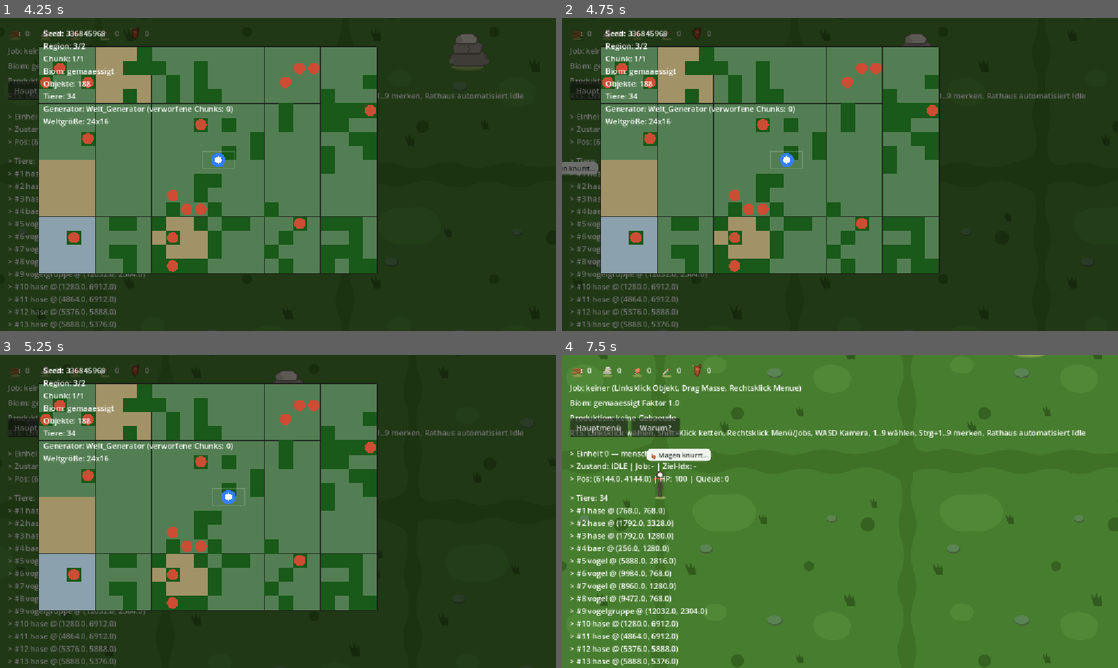
Above: before the commit, frames 1-4 (two rows, left to right).
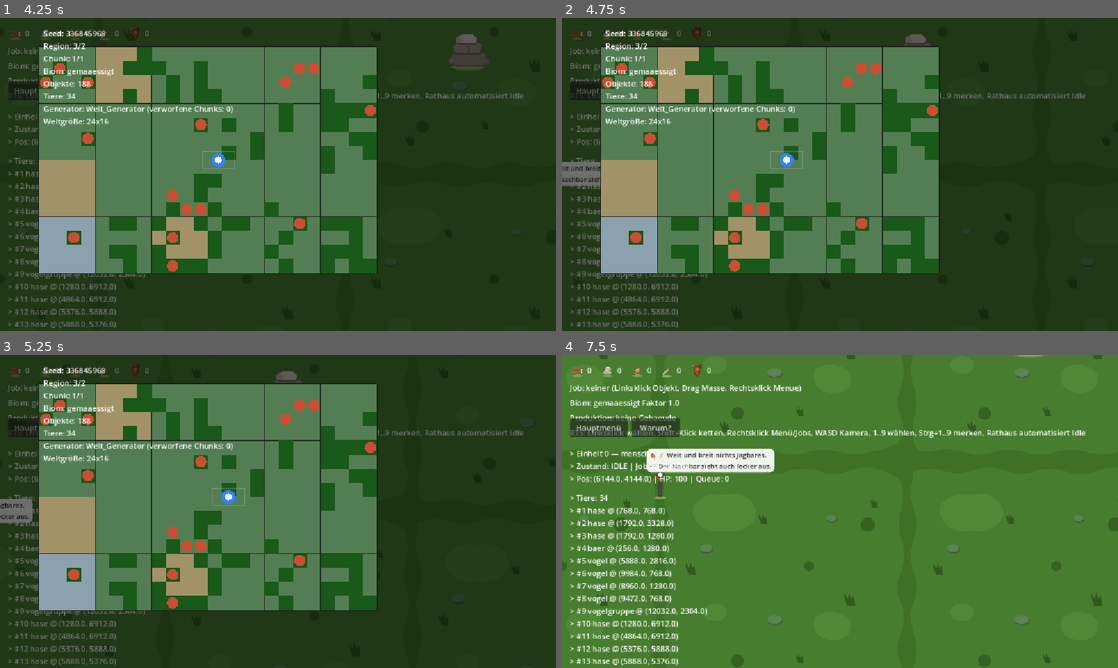
Above: after the commit, the same moments.

Repository: vannon091118/snip-warfare
Game: Godot game, scene res://ui/scenes/hauptmenue.tscn
The game is run twice, just before and just after one commit, with the same random seed, the same clock (stepped at 60 frames per second) and the same inputs.
Inputs (mouse positions are in pixels of both pictures, inside the frame that each line leads up to):
- Up to frame 1 (4.25 s): click "Start" at 0.5 s; tap Enter at 1.25 s; move the mouse to (400, 158) at 1.27 s; hold Right (ui_right) 1.28-2 s; tap M at 1.35 s; click (400, 158) at 1.42 s; tap Space at 1.52, 3.5 s; click "Hauptmenü" at 2 s; click "Warum?" at 2.75 s; drag from (278, 158) to (250, 237) at 3.52 s
- Up to frame 2 (4.75 s): tap Enter at 4.25 s; move the mouse to (895, 105) at 4.27 s; hold Right (ui_right) from 4.28 s (still down); tap 1 at 4.35 s
- Up to frame 3 (5.25 s): release Right (ui_right) at 5 s; drag from (250, 574) to (111, 464) at 5.02 s
- Up to frame 4 (7.5 s): tap Space at 5.75, 6.02 s; move the mouse to (1006, 558) at 5.77 s; hold Left (ui_left) 5.78-6.5 s; hold Shift 5.78-6.5 s; drag from (673, 464) to (756, 433) at 6.52 s; tap Enter at 7.25 s; move the mouse to (867, 511) at 7.27 s; hold Down (ui_down) from 7.28 s (still down); tap M at 7.35 s; click (867, 511) at 7.42 s

Frame 1 is identical in both runs. In frame 2, 0.3% of the frame differs, in the area x 0-7%, y 46-54%; in frame 3, 0.4%; in frame 4, 1.5%, in the area x 15-39%, y 29-38%.

Commit message:
1. Du hattest verlangt, das Sprechblasen-System auszubauen, sodass jeder Stimmungs-Modifikator eine Eskalationskette trägt, die Ketten ineinander greifen, und die Blase Grund und Wirkung im niedlichen Emoji-Stil erzählt, als Vorgriff auf das autonome Verhalten hungriger Stickman. 2. Der rote Test in test_mood_eskalation.py verlangte die Ketten im Pool, lückenlose Stufen mit wachsenden Schwellen, die Verzahnung, die Stufenklasse, die Erzählung und die Daten-Only-Wahl, und er schlug wie erwartet auf allen sechs Befunden fehl, weil vorher jeder Modifikator nur eine einzige Zeile sprach. 3. In population/data/mood_modifikatoren.json tragen Kälte, Hitze, Hunger und Kannibalismus je eine Kette aus drei Stufen mit stufe, schwelle, emoji, grund, wirkung und verhalten, und die Hunger-Kette verzahnt auf der letzten Stufe per folge_mod_id in die Kannibalismus-Kette. 4. Die neue Datenklasse population/logic/mood/pop_mood_eskalation_stufe.gd liest je Glied Grenze, Emoji, Grund, Wirkung, Verhalten und Folgekette, und population/logic/mood/pop_mood_modifikator.gd hält die Kette getypt und wählt über stufe_fuer die höchste erreichte Stufe. 5. In population/logic/mood/pop_mood_maschine.gd nimmt _eskalation_uebernehmen alles aus dem gewählten Glied, das Not-Ausmaß bringt Kälte und Hitze auf eine Skala, und am Gate wie am Tick kommt die Kette vor dem alten Need-Text. 6. In population/logic/mood/pop_mood.gd trägt die Mood Grund, Wirkung, Verhalten, Stufe und Kette, erzaehlung setzt die zweizeilige Emoji-Erzählung, die population/logic/mood/pop_denkblase.gd statt der Einzelzeile zeigt, und die Registry mappt mit mod_fuer_need den Bedarf auf seine Kette. 7. In tools/lauf_pruefung_welt.gd beweist die 31. Prüfung am laufenden Hunger, dass die Blase durch alle Stufen wandert, das Verhalten bis zum Kannibalismus kippt und die Erzählung beide Zeilen trägt. 8. In Architektur.md und docs/Inventur_Stand.md sind Kette, Stufenklasse und Erzählung als heutiger Stand eingetragen, und die alten Ein-Zeilen-Behauptungen sind korrigiert. 9. Der volle Lauf meldet ALLE PRUEFUNGEN GRUEN, alle 32 pytest laufen grün, der Preflight ohne Befund, und offen bleiben die Verbraucher des verhalten-Feldes als nächste Slices, nämlich Jagd-Maschine und Wahrnehmung der Zeugen.

Diff:
--- a/population/data/mood_modifikatoren.json
+++ b/population/data/mood_modifikatoren.json
@@ -1,5 +1,5 @@
 {
-  "_kommentar": "Mood-Modifikatoren sind Progression-Gates f …(61 unchanged characters)… oji, Sprechblase, Verhalten und HP-Folge. Neue Gates nur hier eintragen, keine Maschinenänderung.",
+  "_kommentar": "Mood-Modifikatoren sind Progression-Gates f …(61 unchanged characters)… oji, Sprechblase, Verhalten und HP-Folge und dazu eine Eskalationskette: Jede Stufe trägt stufe, schwelle, emoji, grund, wirkung, verhalten und optional folge_mod_id, womit eine Kette in die nächste greift. Die schwelle ist ein Not-Ausmaß derselben Einheit wie die Stärke des Mods: beim Hunger der Need-Wert von null bis eins, bei Kälte der Betrag der negativen Wärme, bei Hitze die Wärme selbst. Neue Stufen und neue Ketten nur hier eintragen, keine Maschinenänderung.",
   "kaelte": {
     "need_id": "waerme",
     "name": "Kälte",
@@ -8,7 +8,33 @@
     "schwellwert": -0.4,
     "hp_abzug_je_tick": 1,
     "verhalten": "in_sicherheit_bringen",
-    "farbe": "#6FA8D6"
+    "farbe": "#6FA8D6",
+    "eskalation": [
+      {
+        "stufe": 1,
+        "schwelle": 0.45,
+        "emoji": "🥶",
+        "grund": "❄️ Ein kalter Zug weht durch die Knochen.",
+        "wirkung": "🚶 Ich suche das nächste Feuer.",
+        "verhalten": "in_sicherheit_bringen"
+      },
+      {
+        "stufe": 2,
+        "schwelle": 0.65,
+        "emoji": "😨",
+        "grund": "❄️❄️ Die Finger werden steif, die Nacht ist lang.",
+        "wirkung": "🏃 Ich renne zum Feuer, egal wie weit.",
+        "verhalten": "in_sicherheit_bringen"
+      },
+      {
+        "stufe": 3,
+        "schwelle": 0.85,
+        "emoji": "🥶",
+        "grund": "🧊 Jeder Schritt knirscht, das Feuer ist zu weit weg.",
+        "wirkung": "⛺ Ich grabe mich ins Lager und warte.",
+        "verhalten": "in_sicherheit_bringen"
+      }
+    ]
   },
   "hitze": {
     "need_id": "waerme",
@@ -18,7 +44,33 @@
     "schwellwert": 0.6,
     "hp_abzug_je_tick": 2,
     "verhalten": "in_sicherheit_bringen",
-    "farbe": "#E07A2E"
+    "farbe": "#E07A2E",
+    "eskalation": [
+      {
+        "stufe": 1,
+        "schwelle": 0.65,
+        "emoji": "🥵",
+        "grund": "🔥 Die Haut glüht am Feuer.",
+        "wirkung": "🚶 Ich rücke ein Stück ab.",
+        "verhalten": "in_sicherheit_bringen"
+      },
+      {
+        "stufe": 2,
+        "schwelle": 0.8,
+        "emoji": "😵",
+        "grund": "🔥🔥 Der Rauch steht mir im Kopf.",
+        "wirkung": "🏃 Ich flüchte vom Feuerrand.",
+        "verhalten": "in_sicherheit_bringen"
+      },
+      {
+        "stufe": 3,
+        "schwelle": 0.95,
+        "emoji": "🫠",
+        "grund": "🌋 Das Lagerfeuer ist ein Ofen geworden.",
+        "wirkung": "🏃💨 Ich renne, bis die Luft wieder kühl ist.",
+        "verhalten": "in_sicherheit_bringen"
+      }
+    ]
   },
   "hunger": {
     "need_id": "nahrung",
@@ -28,6 +80,69 @@
     "schwellwert": 0.5,
     "hp_abzug_je_tick": 0,
     "verhalten": "nahrung_suchen",
-    "farbe": "#C75B39"
+    "farbe": "#C75B39",
+    "eskalation": [
+      {
+        "stufe": 1,
+        "schwelle": 0.25,
+        "emoji": "🍗",
+        "grund": "🍗 Der Bauch ist ein leeres Fass.",
+        "wirkung": "🚶 Ich trotte zum Lager.",
+        "verhalten": "nahrung_suchen"
+      },
+      {
+        "stufe": 2,
+        "schwelle": 0.55,
+        "emoji": "😖",
+        "grund": "🍗🍗 Das Lager ist leer, der Magen schreit.",
+        "wirkung": "🏃 Ich jage, was ich kriegen kann.",
+        "verhalten": "jagen"
+      },
+      {
+        "stufe": 3,
+        "schwelle": 0.85,
+        "emoji": "🍖",
+        "grund": "🦴 Weit und breit nichts Jagbares.",
+        "wirkung": "👀 Der Nachbar sieht auch lecker aus.",
+        "verhalten": "kannibalismus",
+        "folge_mod_id": "kannibalismus"
+      }
+    ]
+  },
+  "kannibalismus": {
+    "need_id": "nahrung",
+    "name": "Verzweiflung",
+    "emoji": "🍖",
+    "sprechblase_text": "Fleisch ist Fleisch.",
+    "schwellwert": 0.85,
+    "hp_abzug_je_tick": 0,
+    "verhalten": "kannibalismus",
+    "farbe": "#8B1A1A",
+    "eskalation": [
+      {
+        "stufe": 1,
+        "schwelle": 0.35,
+        "emoji": "🍖",
+        "grund": "🍖 Der Magen kennt keine Regeln mehr.",
+        "wirkung": "👀 Ich mustere die Nachbarn.",
+        "verhalten": "kannibalismus_erwaegen"
+      },
+      {
+        "stufe": 2,
+        "schwelle": 0.7,
+        "emoji": "🍗",
+        "grund": "🍗🍗 Kein Tier, kein Fleisch, nur Menschen.",
+        "wirkung": "🔪 Ich schärfe still das Messer.",
+        "verhalten": "kannibalismus_planen"
+      },
+      {
+        "stufe": 3,
+        "schwelle": 0.95,
+        "emoji": "🩸",
+        "grund": "🦴 Nichts ist mehr heilig.",
+        "wirkung": "🏃 Ich jage den Schwächsten.",
+        "verhalten": "kannibalismus"
+      }
+    ]
   }
 }
--- a/population/logic/mood/pop_denkblase.gd
+++ b/population/logic/mood/pop_denkblase.gd
@@ -1,7 +1,9 @@
 extends Node2D
 class_name Pop_Denkblase
 ## Observer-Spitze je Stickman: liest Pop_Mood und zeigt Sprechblase.
-## Keine Logik, keine Maschine – nur Visualisierung.
+## Keine Logik, keine Maschine – nur Visualisierung. Sie zeigt die
+## Erzählung der Mood: erst den Grund, darunter die Wirkung, beides mit
+## den Emojis der erreichten Eskalationsstufe aus dem Datenpool.
 ## Kette: Pop_MoodMaschine -> mood_geaendert -> Denkblase zeigt Blase.
 
 var _maschine: Pop_MoodMaschine = null
@@ -51,5 +53,5 @@
 	if mood == null or mood.leer():
 		_blase.visible = false
 		return
-	_label.text = "%s %s" % [mood.emoji, mood.sprechblase_text]
+	_label.text = mood.erzaehlung()
 	_blase.visible = true
--- a/population/logic/mood/pop_mood.gd
+++ b/population/logic/mood/pop_mood.gd
@@ -1,13 +1,21 @@
 extends RefCounted
 class_name Pop_Mood
 ## Reiner Zustand der Stimmung je Einheit. Keine Berechnung;
-## die Maschine schreibt, die Denkblase liest.
+## die Maschine schreibt, die Denkblase liest. Seit den Eskalationsketten
+## trägt die Mood neben Emoji und Kurzzeile auch Grund und Wirkung der
+## erreichten Stufe sowie die Kette, aus der sie stammt.
 
 var aktive_need_id: String = ""
 var emoji: String = ""
 var sprechblase_text: String = ""
 var intensitaet: float = 0.0
 var quelle: String = ""
+var grund: String = ""
+var wirkung: String = ""
+var verhalten: String = ""
+var stufe: int = 0
+var kette: String = ""
+var folge_mod_id: String = ""
 
 func leer() -> bool:
 	return aktive_need_id.is_empty()
@@ -19,3 +27,15 @@
 	if typ == null:
 		return sprechblase_text
 	return "%s %s" % [emoji, typ.sprechblase_text]
+
+func erzaehlung() -> String:
+	# Grund und Wirkung im Emoji-Stil: Die erste Zeile sagt, warum der
+	# Stickman so schaut, die zweite, was er gleich tun will. Ohne Kette
+	# bleibt es bei der alten kurzen Sprechblase.
+	if grund.is_empty() and wirkung.is_empty():
+		return "%s %s" % [emoji, sprechblase_text]
+	if wirkung.is_empty():
+		return "%s %s" % [emoji, grund]
+	if grund.is_empty():
+		return "%s %s" % [emoji, wirkung]
+	return "%s %s\n%s" % [emoji, grund, wirkung]
--- /dev/null
+++ b/population/logic/mood/pop_mood_eskalation_stufe.gd
@@ -0,0 +1,24 @@
+extends RefCounted
+class_name Pop_MoodEskalationStufe
+## Datenklasse einer Eskalationsstufe. Jede Stufe eines Modifikators ist
+## eine eigene Instanz und trägt ihre Not-Grenze, ihren Emoji-Kopf, den
+## Grund, die Wirkung, das Verhalten und die verzahnte Folgestufe.
+## Reines Einlesen aus population/data/mood_modifikatoren.json; welche
+## Stufe gilt, entscheidet allein die Maschine über stufe_fuer.
+
+var stufe: int = 0
+var schwelle: float = 0.0
+var emoji: String = "❓"
+var grund: String = ""
+var wirkung: String = ""
+var verhalten: String = ""
+var folge_mod_id: String = ""
+
+func aus_eintrag(eintrag: Dictionary) -> void:
+	stufe = int(eintrag.get("stufe", 0))
+	schwelle = float(eintrag.get("schwelle", 0.0))
+	emoji = str(eintrag.get("emoji", "❓"))
+	grund = str(eintrag.get("grund", ""))
+	wirkung = str(eintrag.get("wirkung", ""))
+	verhalten = str(eintrag.get("verhalten", ""))
+	folge_mod_id = str(eintrag.get("folge_mod_id", ""))
--- a/population/logic/mood/pop_mood_maschine.gd
+++ b/population/logic/mood/pop_mood_maschine.gd
@@ -7,7 +7,9 @@
 ## Die Maschine hängt als Node-Kind im eigenen Need-Baum (Pop_NeedBaum)
 ## und trägt ihr Rassen-Schema: Die Need-Raten laufen über den Faktor der
 ## eigenen Modifikator-Maschine (Bereich need) mal die Multiplikatoren
-## des Rassen-Schemas.
+## des Rassen-Schemas. Seit den Eskalationsketten wählt sie aus der
+## erreichten Not die passende Stufe des Mods, sodass Grund, Wirkung und
+## Verhalten der Sprechblase aus dem Datenpool kommen statt aus dem Code.
 
 signal mood_geaendert(mood: Pop_Mood)
 
@@ -155,6 +157,36 @@
 		return _waerme_feld.naechstes_feuer_fuer(_welt_position) if w < mod.schwellwert else _flucht_von_feuer()
 	return Vector2.INF
 
+## Not-Ausmaß der Wärme: Kälte wirkt unter null, Hitze darüber. Der Betrag
+## bringt beide auf dieselbe steigende Skala wie die Schwellen der Ketten,
+## damit eine einzige Stufenwahl für alle Mods genügt.
+func _not_ausmass(w: float) -> float:
+	return maxf(-w, 0.0) if w < 0.0 else maxf(w, 0.0)
+
+## Einzige Übernahme einer Eskalationsstufe: Emoji, Kurzzeile, Grund,
+## Wirkung, Verhalten, Stufe und Kette kommen aus dem gewählten Eintrag.
+## Ohne Kette oder ohne erreichte Stufe ändert sie nichts.
+func _eskalation_uebernehmen(ziel: Pop_Mood, mod: Pop_MoodModifikator, staerke: float) -> bool:
+	if mod == null or not mod.hat_eskalation():
+		return false
+	var stufe := mod.stufe_fuer(staerke)
+	if stufe == null:
+		return false
+	ziel.emoji = stufe.emoji
+	ziel.sprechblase_text = stufe.wirkung
+	ziel.grund = stufe.grund
+	ziel.wirkung = stufe.wirkung
+	ziel.verhalten = stufe.verhalten
+	ziel.stufe = stufe.stufe
+	ziel.kette = mod.mod_id
+	ziel.folge_mod_id = stufe.folge_mod_id
+	return true
+
+func _mod_fuer_need(need_id: String) -> Pop_MoodModifikator:
+	if _mood_mods == null:
+		return null
+	return _mood_mods.mod_fuer_need(need_id)
+
 func _flucht_von_feuer() -> Vector2:
 	if _waerme_feld == null:
 		return Vector2.INF
@@ -173,6 +205,7 @@
 		g.sprechblase_text = gate_mod.sprechblase_text
 		g.intensitaet = clampf(absf(w), 0.4, 1.0)
 		g.quelle = "waerme"
+		_eskalation_uebernehmen(g, gate_mod, _not_ausmass(w))
 		_mood = g
 		mood_geaendert.emit(_mood)
 		return
@@ -193,7 +226,8 @@
 	neu.aktive_need_id = best_id
 	neu.intensitaet = best_staerke
 	neu.quelle = "tick"
-	if typ != null:
+	# Eskalationskette zuerst: erreicht keine Stufe, bleibt der Need-Text.
+	if not _eskalation_uebernehmen(neu, _mod_fuer_need(best_id), best_staerke) and typ != null:
 		neu.emoji = typ.emoji
 		neu.sprechblase_text = typ.sprechblase_text
 	_mood = neu
--- a/population/logic/mood/pop_mood_modifikator.gd
+++ b/population/logic/mood/pop_mood_modifikator.gd
@@ -1,8 +1,10 @@
 extends RefCounted
 class_name Pop_MoodModifikator
 ## Datenklasse eines Mood-Modifikators. Eigene Klasse je Progression-Gate.
-## Hält Schwellen, Sprechblase und HP-Folge. Keine Logik ausser Lesen.
+## Hält Schwellen, Sprechblase, HP-Folge und die Eskalationskette.
+## Keine Logik ausser Lesen; welche Stufe gilt, fragt die Maschine ab.
 
+## Kategorie daten: Identität und die getypte Kette aus dem Pool.
 var mod_id: String = ""
 var need_id: String = ""
 var emoji: String = ""
@@ -10,6 +12,9 @@
 var schwellwert: float = 0.0
 var hp_abzug_je_tick: int = 0
 var verhalten: String = ""
+var eskalation: Array[Pop_MoodEskalationStufe] = []
+
+## Kategorie logik: Laden und Stufenwahl über die Kette.
 
 func aus_eintrag(eintrag_id: String, eintrag: Dictionary) -> void:
 	mod_id = eintrag_id
@@ -19,3 +24,32 @@
 	schwellwert = float(eintrag.get("schwellwert", 0.0))
 	hp_abzug_je_tick = int(eintrag.get("hp_abzug_je_tick", 0))
 	verhalten = str(eintrag.get("verhalten", ""))
+	_eskalation_lesen(eintrag.get("eskalation", []))
+
+func _eskalation_lesen(roh: Variant) -> void:
+	eskalation.clear()
+	if typeof(roh) != TYPE_ARRAY:
+		return
+	for stufen_eintrag: Variant in roh as Array:
+		if typeof(stufen_eintrag) != TYPE_DICTIONARY:
+			continue
+		var stufe := Pop_MoodEskalationStufe.new()
+		stufe.aus_eintrag(stufen_eintrag as Dictionary)
+		eskalation.append(stufe)
+
+func hat_eskalation() -> bool:
+	return not eskalation.is_empty()
+
+func stufe_fuer(staerke: float) -> Pop_MoodEskalationStufe:
+	# Höchste Stufe, deren Schwelle die Stärke schon erreicht. Die Kette
+	# steigt lückenlos, deshalb bricht die Suche beim ersten Nicht-Erreichen
+	# ab; unterhalb der ersten Schwelle gilt die erste Stufe.
+	if eskalation.is_empty():
+		return null
+	var gewaehlt: Pop_MoodEskalationStufe = eskalation[0]
+	for stufe in eskalation:
+		if staerke >= stufe.schwelle:
+			gewaehlt = stufe
+		else:
+			break
+	return gewaehlt
--- a/population/logic/mood/pop_mood_modifikator_registry.gd
+++ b/population/logic/mood/pop_mood_modifikator_registry.gd
@@ -41,6 +41,15 @@
 func hat_mod(mod_id: String) -> bool:
 	return _nach_id.has(mod_id)
 
+func mod_fuer_need(need_id: String) -> Pop_MoodModifikator:
+	# Erster Modifikator, der diesen Bedarf eskaliert; die Reihenfolge der
+	# Einträge im Pool entscheidet, welcher das Ruder übernimmt. Die
+	# verzahnten Folgestufen werden weiterhin über mod_fuer aufgelöst.
+	for mod in modifikatoren:
+		if mod.need_id == need_id:
+			return mod
+	return null
+
 func datenfeld_arten() -> Dictionary:
 	var arten := super()
 	arten["modifikatoren"] = "Array[Pop_MoodModifikator]"
--- a/tools/lauf_pruefung_welt.gd
+++ b/tools/lauf_pruefung_welt.gd
@@ -884,6 +884,36 @@
 		fehler += 1
 	else:
 		print("OK: Einstiegs-Kette laeuft (Lagerfeuer gesetzt, Haus freigeschaltet und gebaut, Einwanderung %d je Tag)" % prog_rate)
+	# 31) Eskalationsketten der Sprechblasen: Der Hunger steigt aus den
+	#     Need-Raten, und die Blase springt ueber die Datenschwellen von der
+	#     Bitte ueber die Jagd bis zum Kannibalismus. Grund und Wirkung kommen
+	#     aus dem Pool, und die letzte Stufe greift in die naechste Kette
+	#     ueber. Vorher hatte jeder Modifikator genau eine Zeile.
+	var esk_maschine := Pop_MoodMaschine.new()
+	esk_maschine.einrichten(Pop_NeedRegistry.new(), null)
+	esk_maschine.waerme_und_zyklus_setzen(null, null, Pop_MoodModifikatorRegistry.new())
+	var esk_stufen: Array[int] = []
+	var esk_verhalten: Array[String] = []
+	for _esk_tick: int in range(60):
+		esk_maschine.auf_tick(0, 0.0)
+		var esk_mood := esk_maschine.mood()
+		if esk_mood.stufe > 0 and (esk_stufen.is_empty() or esk_stufen[esk_stufen.size() - 1] != esk_mood.stufe):
+			esk_stufen.append(esk_mood.stufe)
+			esk_verhalten.append(esk_mood.verhalten)
+	var esk_ende := esk_maschine.mood()
+	var esk_erwartet := "%s %s\n%s" % [esk_ende.emoji, esk_ende.grund, esk_ende.wirkung]
+	var esk_ok := str(esk_stufen) == "[1, 2, 3]" \
+			and str(esk_verhalten) == '["nahrung_suchen", "jagen", "kannibalismus"]' \
+			and esk_ende.kette == "hunger" and esk_ende.folge_mod_id == "kannibalismus" \
+			and esk_ende.grund != "" and esk_ende.wirkung != "" \
+			and esk_ende.erzaehlung() == esk_erwartet
+	if not esk_ok:
+		print("FEHLER: Eskalationskette greift nicht (stufen %s, verhalten %s, kette %s, folge %s, grund %s, wirkung %s)" % [
+			str(esk_stufen), str(esk_verhalten), esk_ende.kette, esk_ende.folge_mod_id, esk_ende.grund, esk_ende.wirkung])
+		fehler += 1
+	else:
+		print("OK: Eskalationskette in der Sprechblase (Stufen %s, zuletzt %s, verzahnt nach %s)" % [
+			str(esk_stufen), esk_ende.verhalten, esk_ende.folge_mod_id])
 	if fehler == 0:
 		print("ALLE PRUEFUNGEN GRUEN")
 		quit(0)
Not shown, changed: shinon/commit_msg.txt
Not shown, changed: Architektur.md
Not shown, changed: docs/Inventur_Stand.md
Not shown, added: test_mood_eskalation.py
